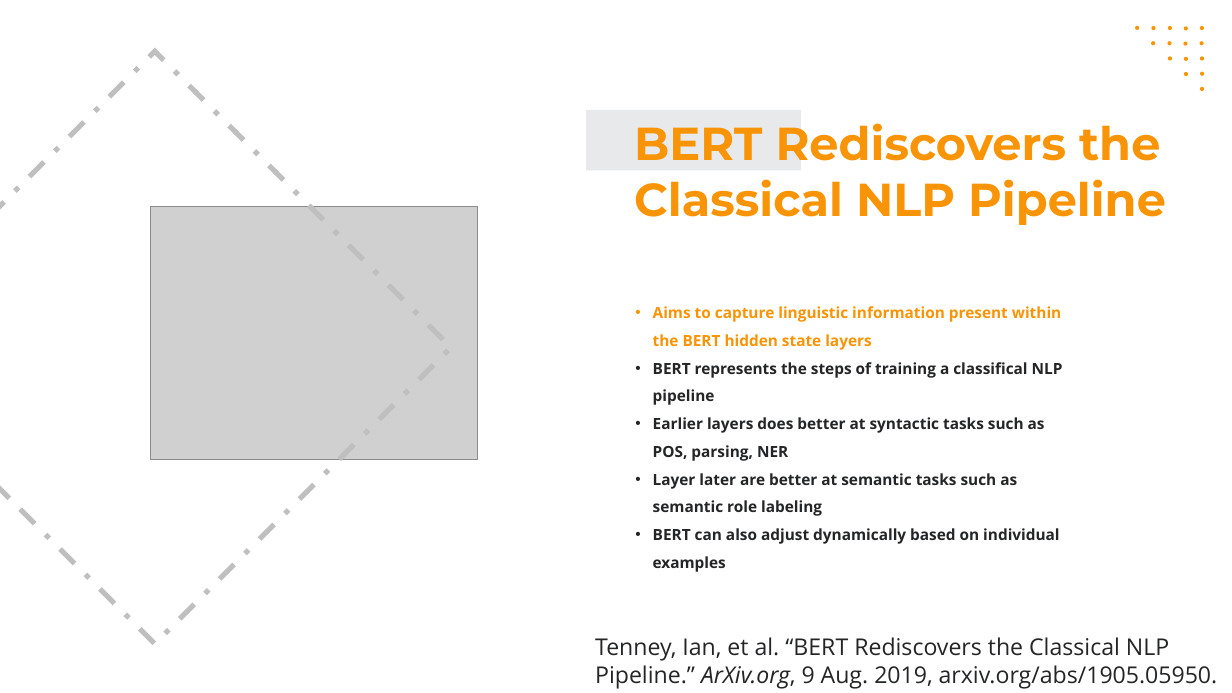
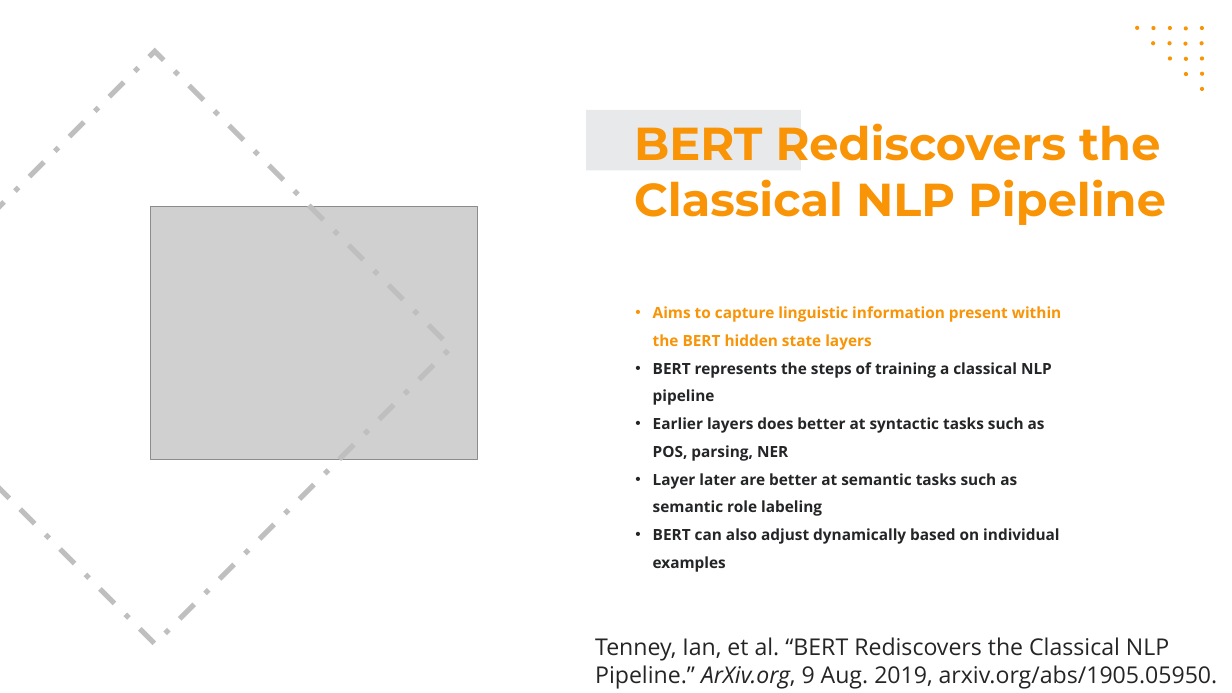
Before and after one commit to cbenge509/BERTVision, a slide deck: slide 3 of presentation/capstone/week_7/capstone__jiang_benge_fogarty_king__week_7.pptx. Drawn at 1232x693 pixels with LibreOffice and Linux fonts; fonts in the diff are those of the drawing; grey boxes stand for pictures. Boxes give left, top, right and bottom in pixels: in the first picture for what was removed or moved away, otherwise in the second. Text is boxed around its words. In the diff, an @@ line names an element or a change of style, - is before the commit and + after.

Commit message:
Presentation added final slide; typos fixed

```diff
--- a/presentation/capstone/week_7/capstone__jiang_benge_fogarty_king__week_7.pptx
+++ b/presentation/capstone/week_7/capstone__jiang_benge_fogarty_king__week_7.pptx
@@ text at (653,362,1052,405): text changed @@
-• BERT represents the steps of training a classifical NLP pipeline
+• BERT represents the steps of training a classical NLP pipeline
```
Also in this commit, not shown: 5 other slides changed, 1 slide added, 1 other file.
